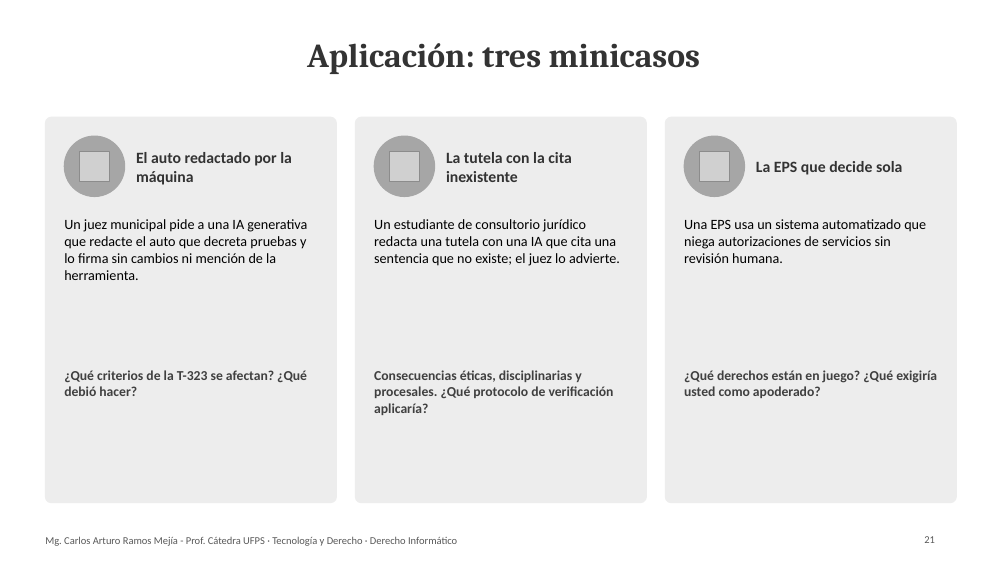
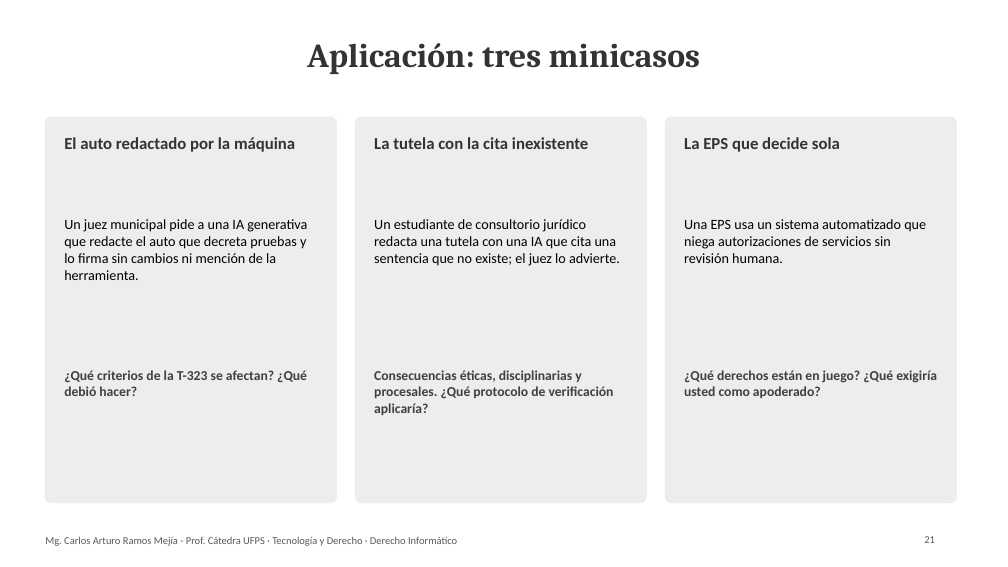
Before and after one commit to Arturoramos22/Arturoramos22, a slide deck: slide 21 of clase-derecho-informatico/DIAPOSITIVAS.pptx. Drawn at 1008x567 pixels with LibreOffice and Linux fonts; fonts in the diff are those of the drawing; grey boxes stand for pictures. Boxes give left, top, right and bottom in pixels: in the first picture for what was removed or moved away, otherwise in the second. Text is boxed around its words. In the diff, an @@ line names an element or a change of style, - is before the commit and + after.

```diff
--- a/clase-derecho-informatico/DIAPOSITIVAS.pptx
+++ b/clase-derecho-informatico/DIAPOSITIVAS.pptx
@@ text "El auto redactado por la ...": place and size @@
-text "El auto redactado por la ..." at (136, 152, 292, 185)
+text "El auto redactado por la ..." at (64, 137, 295, 152)
@@ ellipse removed at (64, 136, 125, 197) @@
@@ size 15 to 16 pt; vertical alignment middle to top in 3 elements at (684, 137, 840, 152), (64, 137, 295, 152), (374, 137, 588, 149) @@
@@ text "La tutela con la cita ...": place and size @@
-text "La tutela con la cita ..." at (446, 152, 572, 182)
+text "La tutela con la cita ..." at (374, 137, 588, 149)
@@ ellipse removed at (374, 136, 435, 197) @@
@@ text "La EPS que decide sola": place and size @@
-text "La EPS que decide sola" at (756, 161, 902, 175)
+text "La EPS que decide sola" at (684, 137, 840, 152)
@@ ellipse removed at (684, 136, 745, 197) @@
@@ picture removed at (79, 151, 110, 181) @@
@@ picture removed at (389, 151, 420, 181) @@
@@ picture removed at (699, 151, 730, 181) @@
```
Also in this commit, not shown: 17 other slides changed, 2 other files.
